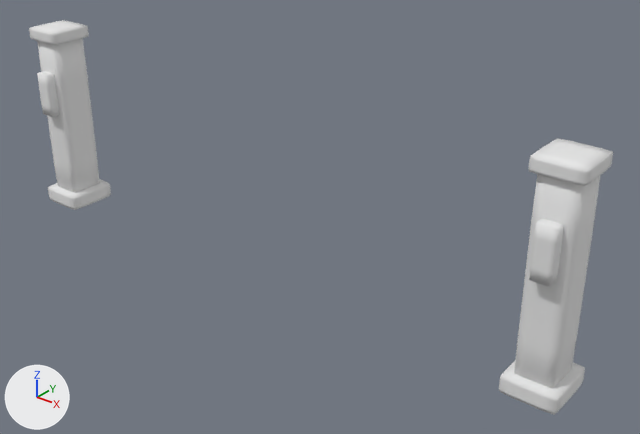
The FBX model BloodAndBeans/Assets/Art/Environment/Models/Cafe/ENV_Entrance_PartySoft_TimberPosts.fbx: old version first, new version second.
Camera for both pictures: a 50 mm lens placed at (6.72, -7.32, 5.63), pointed at (0.65, 0.26, 0.93). Arrows for +X, +Y and +Z are at lower left; the lights stay in place. The picture after the commit comes second. Vertices at exactly the same position are counted once.

Before the edit, the objects in view are built like this:
```python
me_env_entrance_partysoft_timberposts = bpy.data.meshes.new('ENV_Entrance_PartySoft_TimberPosts')
me_env_entrance_partysoft_timberposts.from_pydata(...)  # 782 vertices, 1536 faces; spans x -4.12..4.12, y -0.38..0.35, z 0.0..2.64
me_env_entrance_partysoft_timberposts.materials.append(mat_m_entrance_partysoft_wood)  # white #e7e7e7
ob_env_entrance_partysoft_timberposts = bpy.data.objects.new('ENV_Entrance_PartySoft_TimberPosts', me_env_entrance_partysoft_timberposts)
ob_env_entrance_partysoft_timberposts.location = (0.0, 0.0, 0.0)
```
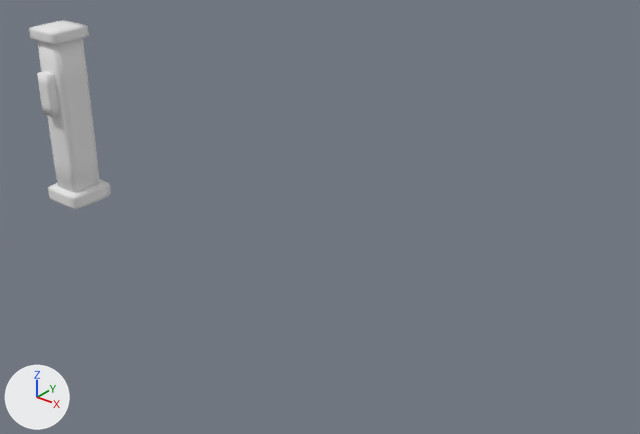
The newer file is also turned or shifted as a whole; pictures and numbers use the older file's frame.

What differs and where, as boxes [x1, y1, x2, y2] in the pictures (640 x 434 px):
'ENV_Entrance_PartySoft_TimberPosts', reshaped (86% narrower, 52% shorter): before [29, 20, 613, 415]; after [29, 20, 111, 210]
part 1 of me_env_entrance_partysoft_timberposts, deleted: before [499, 174, 600, 415]
part 2 of me_env_entrance_partysoft_timberposts, deleted: before [528, 138, 613, 186]
part 3 of me_env_entrance_partysoft_timberposts, deleted: before [529, 219, 564, 287]

Patch to the scene script:
```diff
--- a/BloodAndBeans/Assets/Art/Environment/Models/Cafe/ENV_Entrance_PartySoft_TimberPosts.fbx.py
+++ b/BloodAndBeans/Assets/Art/Environment/Models/Cafe/ENV_Entrance_PartySoft_TimberPosts.fbx.py
@@ me_env_entrance_partysoft_timberposts @@
 # used by ob_env_entrance_partysoft_timberposts; location = (0.0, 0.0, 0.0)
-me_env_entrance_partysoft_timberposts.from_pydata(...)  # 782 vertices, 1536 faces; spans x -4.12..4.12, y -0.38..0.35, z 0.0..2.64
+me_env_entrance_partysoft_timberposts.from_pydata(...)  # 391 vertices, 768 faces; spans x -4.12..-3.47, y -0.38..0.35, z 0.0..2.64
+# me_env_entrance_partysoft_timberposts part 1: the loose piece of 195 vertices spanning x 3.47..4.12, y -0.35..0.35, z 0.0..2.6 is deleted
+# me_env_entrance_partysoft_timberposts part 2: the loose piece of 98 vertices spanning x 3.51..4.09, y -0.3..0.3, z 2.46..2.64 is deleted
+# me_env_entrance_partysoft_timberposts part 3: the loose piece of 98 vertices spanning x 3.68..3.92, y -0.38..-0.22, z 1.42..2.04 is deleted
 me_env_entrance_partysoft_timberposts.materials.append(mat_m_entrance_partysoft_wood)
```
